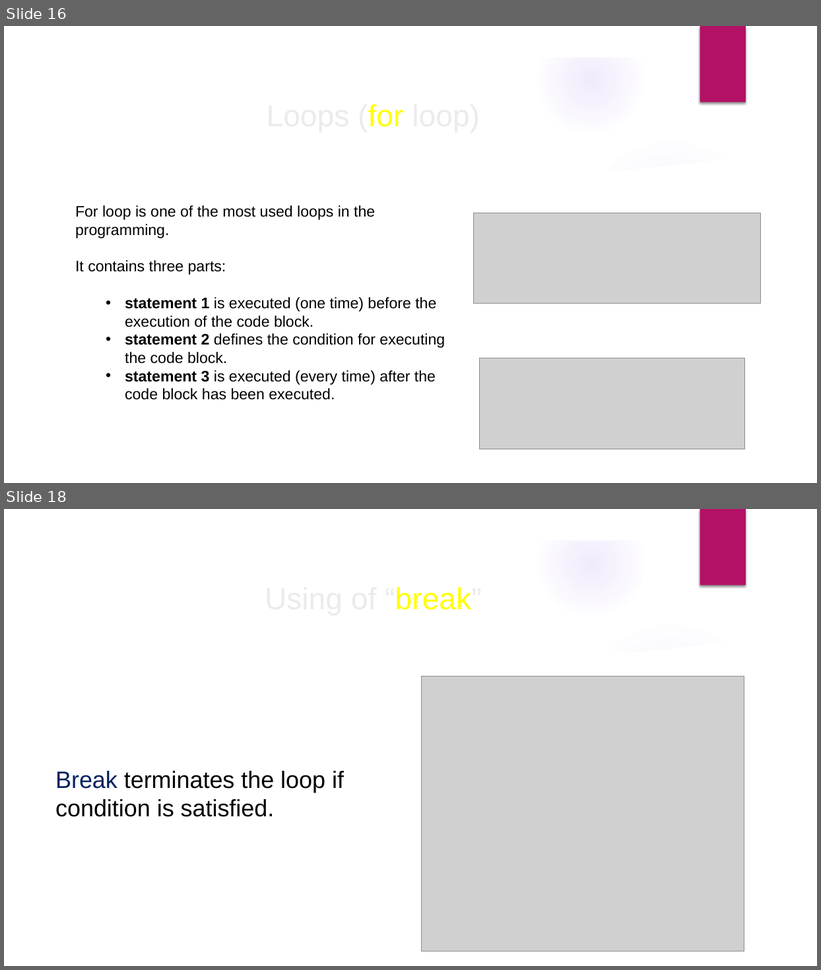
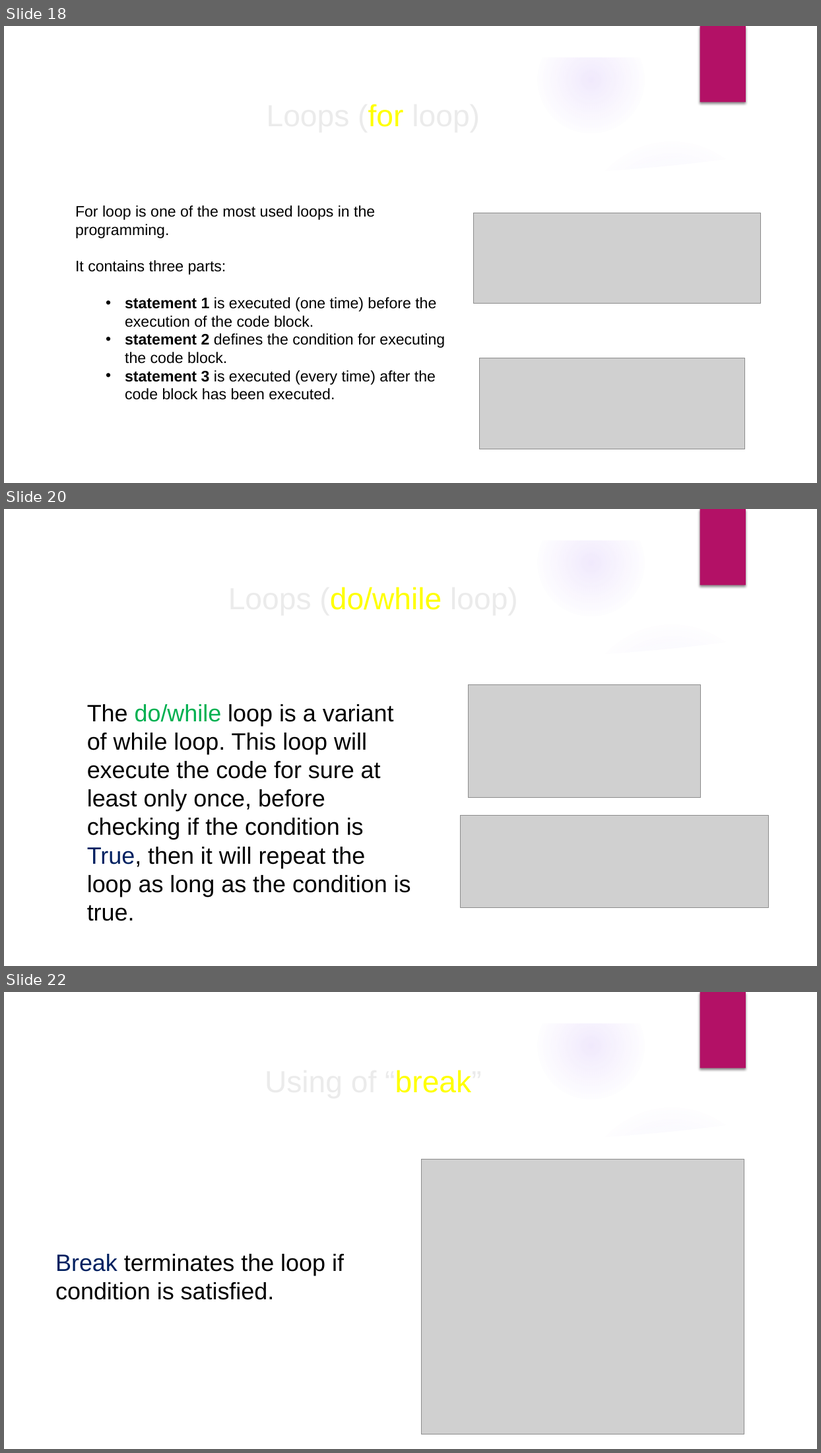
Before and after one commit to velizar92/CSharp-Programming-Presentations, a slide deck: C# Basics.pptx. Shown one above the other, each under a label of ours: slides 16 and 18 before the commit, slides 18, 20 and 22 after it; the slides between them are not shown. The pictures are 821x970 and 821x1453 pixels, drawn with LibreOffice and Linux fonts; fonts in the diff are those of the drawing; grey boxes stand for pictures; background and template pictures are left out. Boxes give left, top, right and bottom in pixels: in the first picture for what was removed or moved away, otherwise in the second. Text is boxed around its words. In the diff, an @@ line names an element or a change of style, - is before the commit and + after.

```diff
--- a/C# Basics.pptx
+++ b/C# Basics.pptx
@@ slide 20 added at [4,509,817,966], background picture (left out); not listed: 9 template elements that a slide beside it also shows @@
@@ title added at [319,587,442,610], 36 pt, text #EBEBEB @@
+Loops (do/while loop)
@@ picture added at [468,685,700,797] @@
@@ text added at [87,704,411,921], 28 pt, text #000000 @@
+The do/while loop is a variant of while loop. This loop will execute the code for sure at least only once, before checking if the condition is True, then it will repeat the loop as long as the condition is true.
@@ picture added at [461,815,769,908] @@
@@ what was slide 16 is now slide 18 @@
@@ what was slide 18 is now slide 22 @@
```
Also in this commit, not shown: 6 slides changed, 5 other slides added, 1 slide removed.
